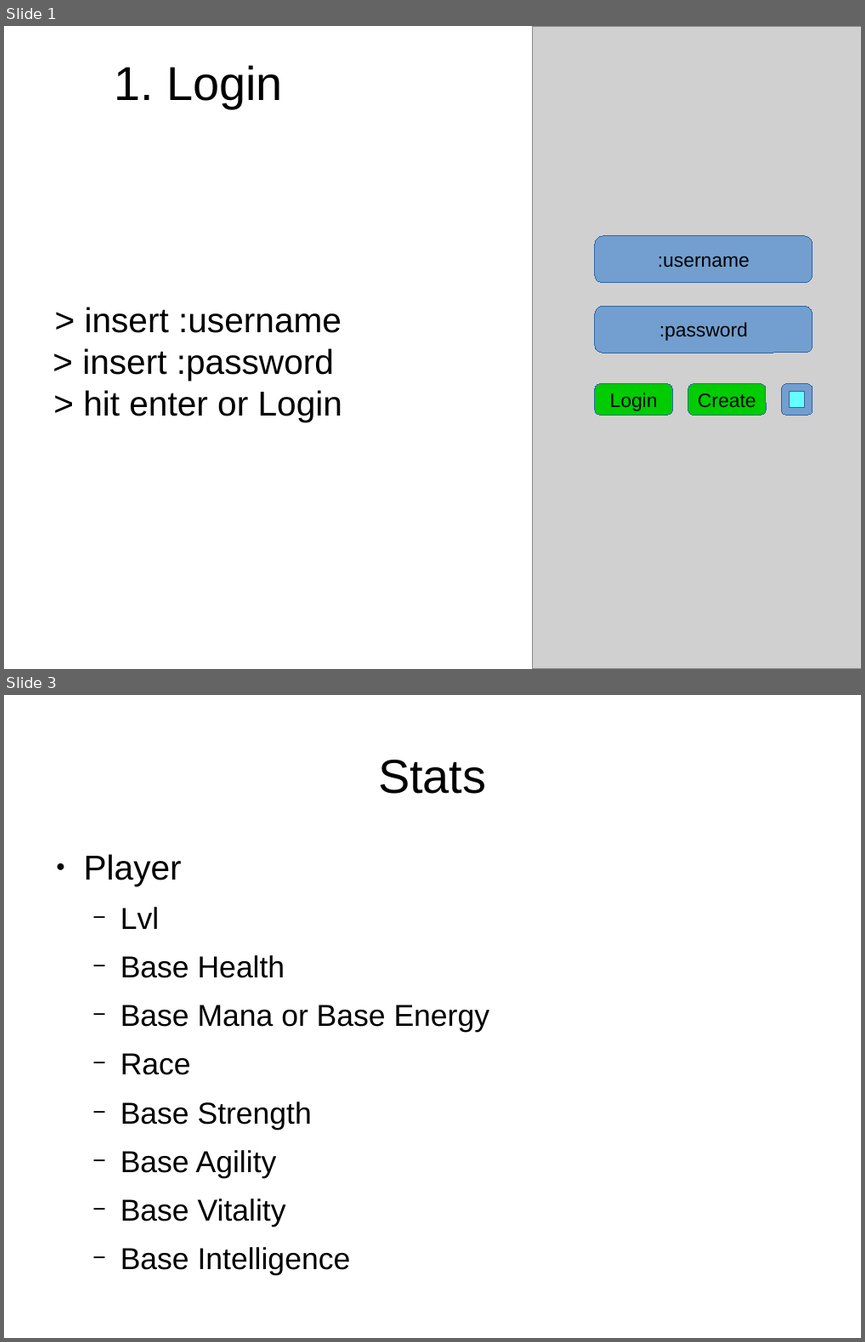
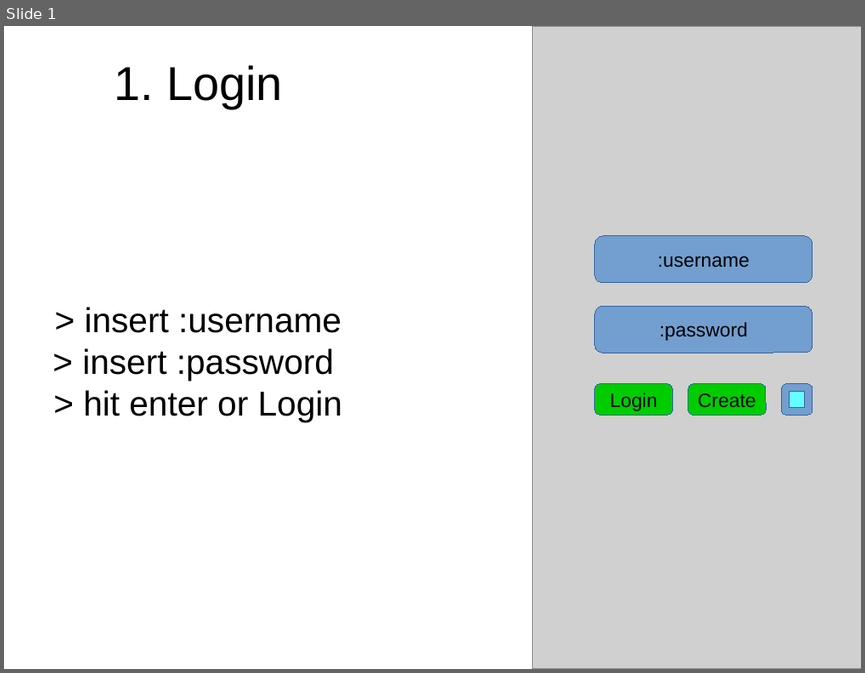
Before and after one commit to szEIgo/rotation, a slide deck: Docs/Rotation Perfekter.odp. Shown one above the other, each under a label of ours: slides 1 and 3 before the commit, slide 1 after it; the slides between them are not shown. The pictures are 865x1342 and 865x673 pixels, drawn with LibreOffice and Linux fonts; fonts in the diff are those of the drawing; grey boxes stand for pictures. Boxes give left, top, right and bottom in pixels: in the first picture for what was removed or moved away, otherwise in the second. Text is boxed around its words. In the diff, an @@ line names an element or a change of style, - is before the commit and + after.

```diff
--- a/Docs/Rotation Perfekter.odp
+++ b/Docs/Rotation Perfekter.odp
@@ slide 3 removed at (4, 695, 861, 1338), background #FFFFFF @@
@@ title removed at (378, 760, 486, 794) @@
-Stats
@@ text removed at (84, 854, 490, 1275) @@
-● Player
-  − Lvl
-  − Base Health
-  − Base Mana or Base Energy
-  − Race
-  − Base Strength
-  − Base Agility
-  − Base Vitality
-  − Base Intelligence
```
Also in this commit, not shown: 4 slides added, 2 other slides removed, 1 other file.
